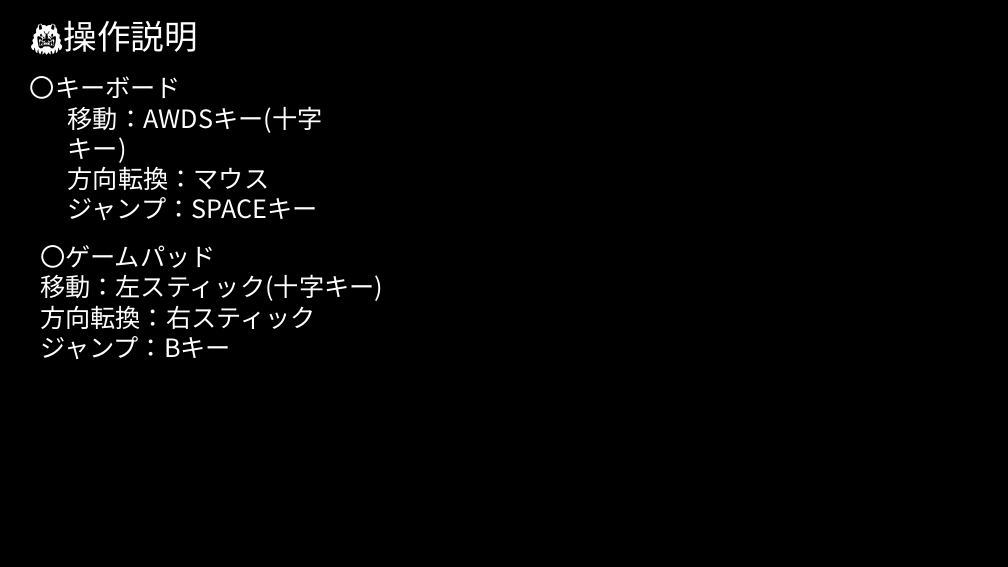
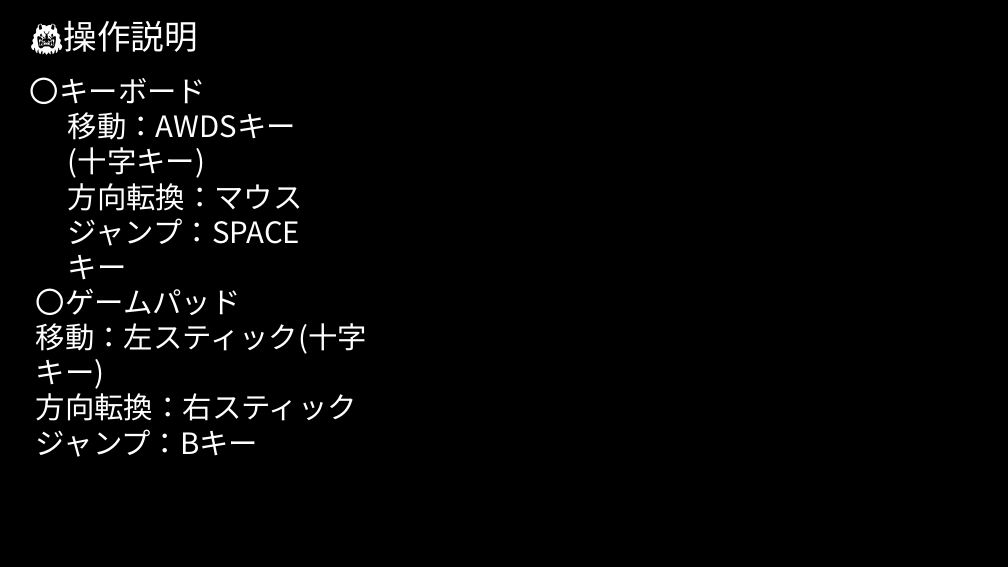
Before and after one commit to ONITeamProject/-, a slide deck: slide 3 of GFF提出作品プレゼン.pptx. Drawn at 1008x567 pixels with LibreOffice and Linux fonts; fonts in the diff are those of the drawing; background and template pictures are left out. Boxes give left, top, right and bottom in pixels: in the first picture for what was removed or moved away, otherwise in the second. Text is boxed around its words. In the diff, an @@ line names an element or a change of style, - is before the commit and + after.

```diff
--- a/GFF提出作品プレゼン.pptx
+++ b/GFF提出作品プレゼン.pptx
@@ text "〇キーボード" at [30,77,303,246]: size 24 to 28 pt @@
@@ text "〇ゲームパッド" at [36,288,367,457]: size 24 to 28 pt @@
@@ text "〇ゲームパッド": place and size @@
-text "〇ゲームパッド" at [40,245,383,359]
+text "〇ゲームパッド" at [36,288,367,457]
```
Also in this commit, not shown: 3 other slides changed, 2 slides added.
